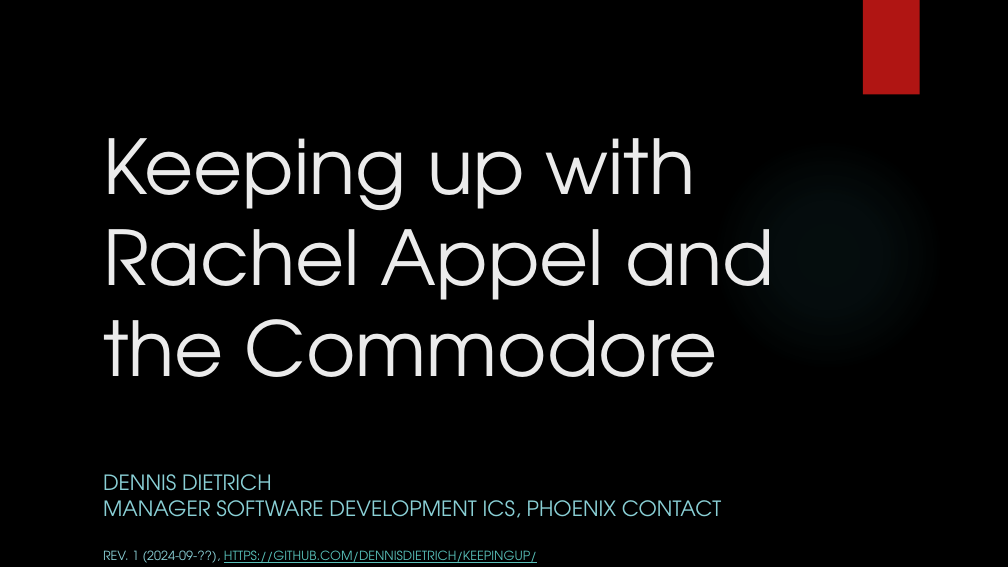
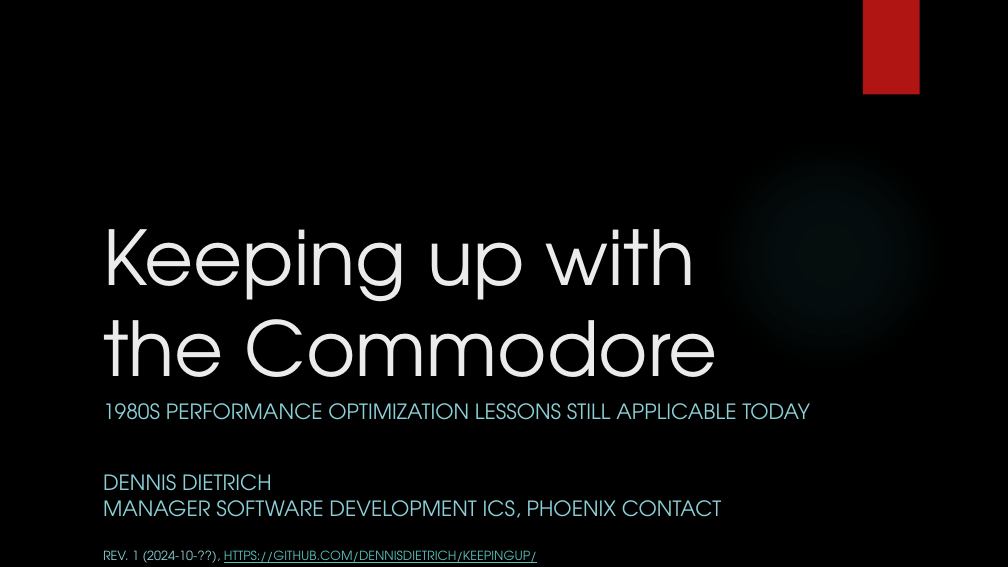
Before and after one commit to dennisdietrich/KeepingUp, a slide deck: slide 1 of doc/Keeping up with Rachel Appel and the Commodore.pptx. Drawn at 1008x567 pixels with LibreOffice and Linux fonts; fonts in the diff are those of the drawing; background and template pictures are left out. Boxes give left, top, right and bottom in pixels: in the first picture for what was removed or moved away, otherwise in the second. Text is boxed around its words. In the diff, an @@ line names an element or a change of style, - is before the commit and + after.

Commit message:
Updated title

```diff
--- a/doc/Keeping up with Rachel Appel and the Commodore.pptx
+++ b/doc/Keeping up with Rachel Appel and the Commodore.pptx
@@ title at (103, 229, 718, 411): text changed @@
-Keeping up with Rachel Appel and the Commodore
+Keeping up with the Commodore
@@ subtitle added at (103, 403, 810, 420), 20 pt, text #8AD0D6 @@
+1980S PERFORMANCE OPTIMIZATION LESSONS STILL APPLICABLE TODAY
@@ text at (103, 550, 537, 563): text changed @@
-REV. 1 (2024-09-??), HTTPS://GITHUB.COM/DENNISDIETRICH/KEEPINGUP/
+REV. 1 (2024-10-??), HTTPS://GITHUB.COM/DENNISDIETRICH/KEEPINGUP/
```
Also in this commit, not shown: 1 other slide changed.
